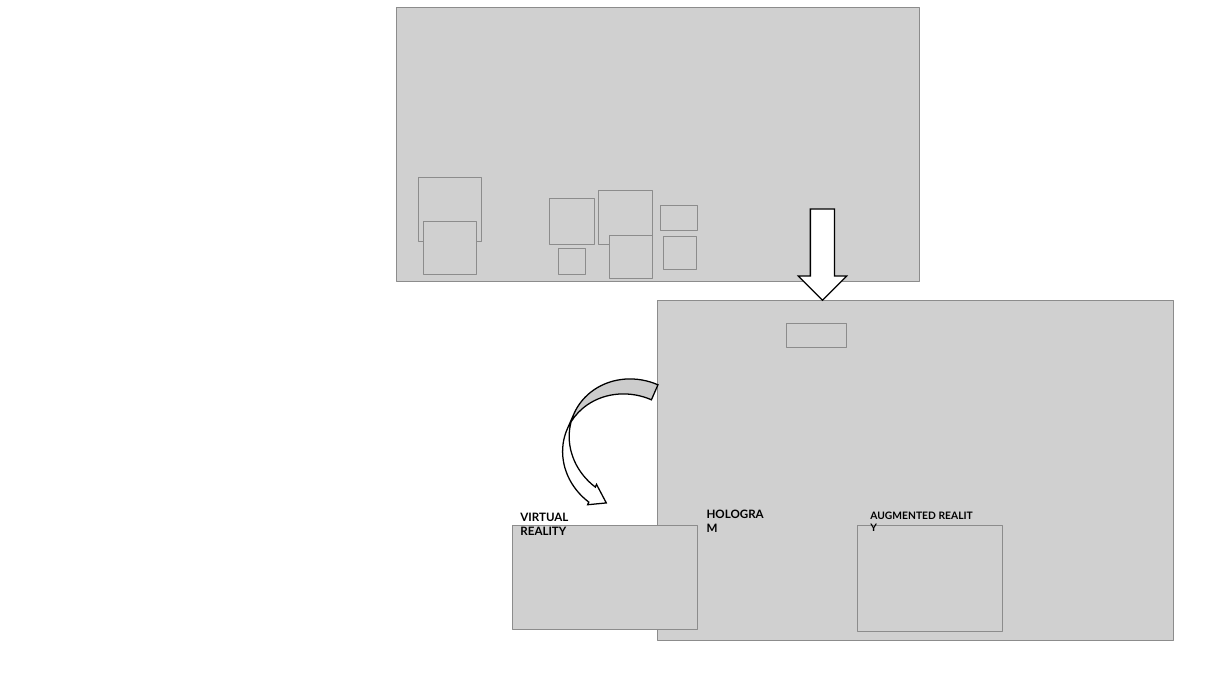
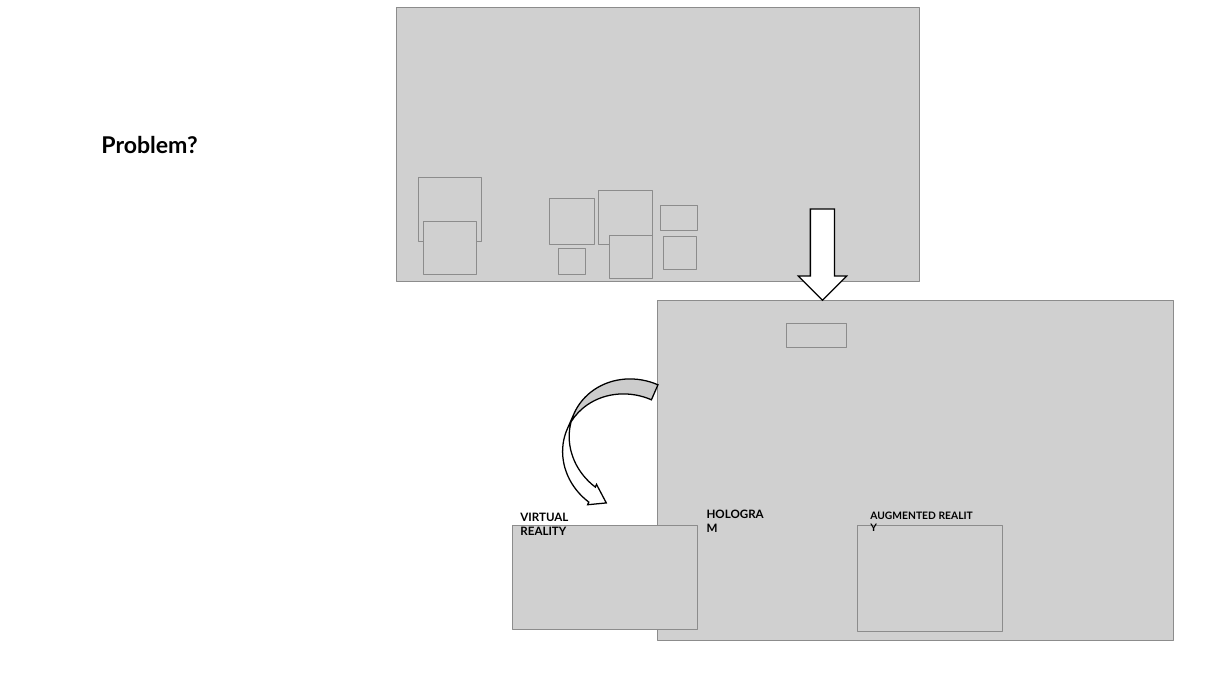
Before and after one commit to dungdovu/DGA1031, a slide deck: slide 5 of DGA1031/What is it.pptx. Drawn at 1232x693 pixels with LibreOffice and Linux fonts; fonts in the diff are those of the drawing; grey boxes stand for pictures; background and template pictures are left out. Boxes give left, top, right and bottom in pixels: in the first picture for what was removed or moved away, otherwise in the second. Text is boxed around its words. In the diff, an @@ line names an element or a change of style, - is before the commit and + after.

```diff
--- a/DGA1031/What is it.pptx
+++ b/DGA1031/What is it.pptx
@@ text added at [101, 135, 197, 153], 18 pt, text #000000, bold @@
+Problem?
```
Also in this commit, not shown: 7 other slides changed, 2 slides added, 28 other files.
